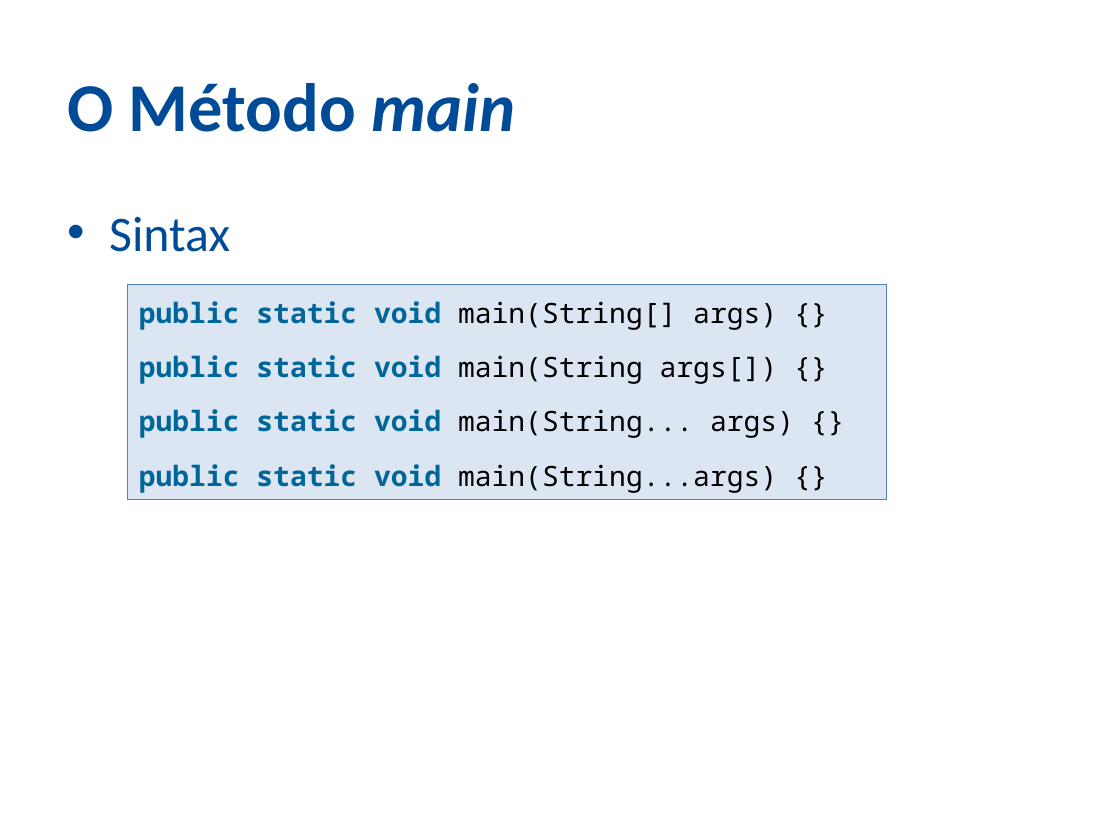
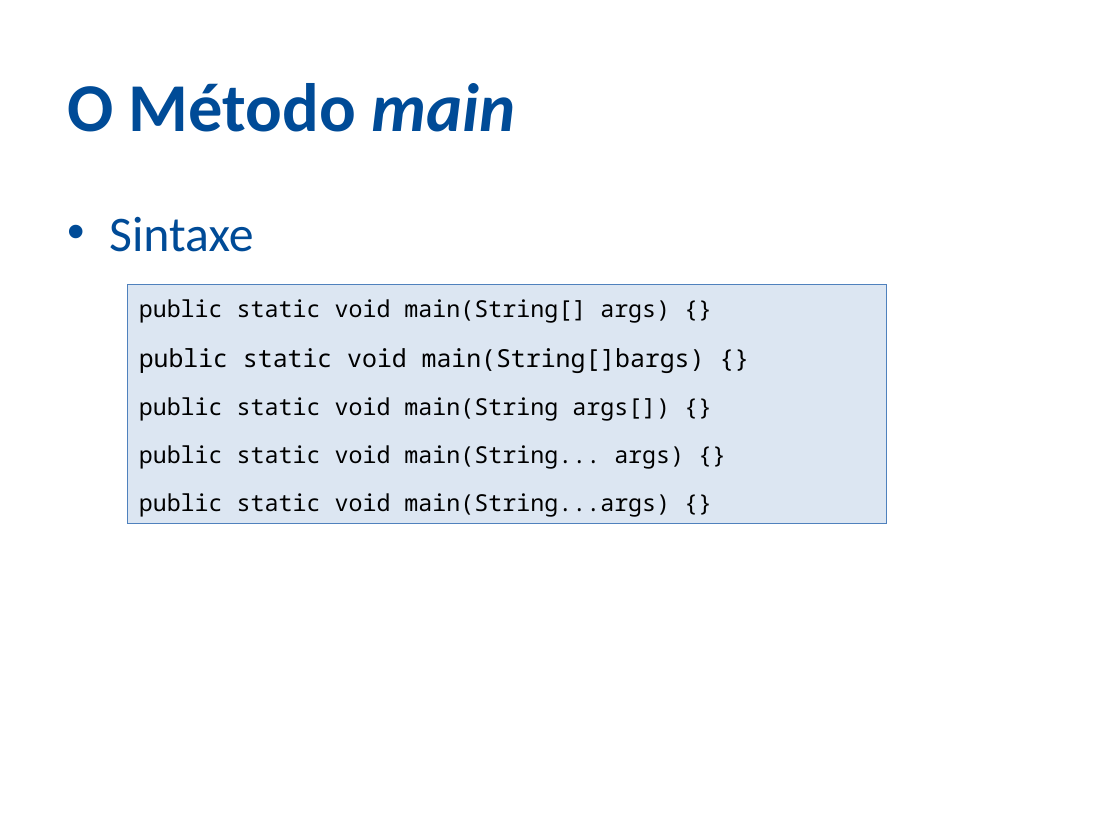
Before and after one commit to ozieljose/java6cert, a slide deck: slide 14 of slides/3-JavaBasico.pptx. Drawn at 1120x840 pixels with LibreOffice and Linux fonts; fonts in the diff are those of the drawing; background and template pictures are left out. Boxes give left, top, right and bottom in pixels: in the first picture for what was removed or moved away, otherwise in the second. Text is boxed around its words. In the diff, an @@ line names an element or a change of style, - is before the commit and + after.

```diff
--- a/slides/3-JavaBasico.pptx
+++ b/slides/3-JavaBasico.pptx
@@ text at bbox=[109, 216, 253, 252]: text changed @@
-• Sintax
+• Sintaxe
@@ rectangle "public static void main(String[] args) ...": place and size @@
-rectangle "public static void main(String[] args) ..." at bbox=[128, 284, 886, 500]
+rectangle "public static void main(String[] args) ..." at bbox=[128, 284, 886, 523]
@@ text in rectangle at bbox=[139, 299, 684, 517]: size 18 to 15 pt in "public static void main(String[] args) {}", "public static void main(String args[]) {}", "public static void main(String... args) {}", "public static void main(String...args) {}"; text colour #006699 to #000000, bold off in "public static void", "public static void", "public static void", "public static void" @@
@@ text in rectangle at bbox=[139, 348, 705, 373]: paragraph added @@
+public static void main(String[]bargs) {}
```
Also in this commit, not shown: 6 other slides changed, 1 slide added, 9 other files.
